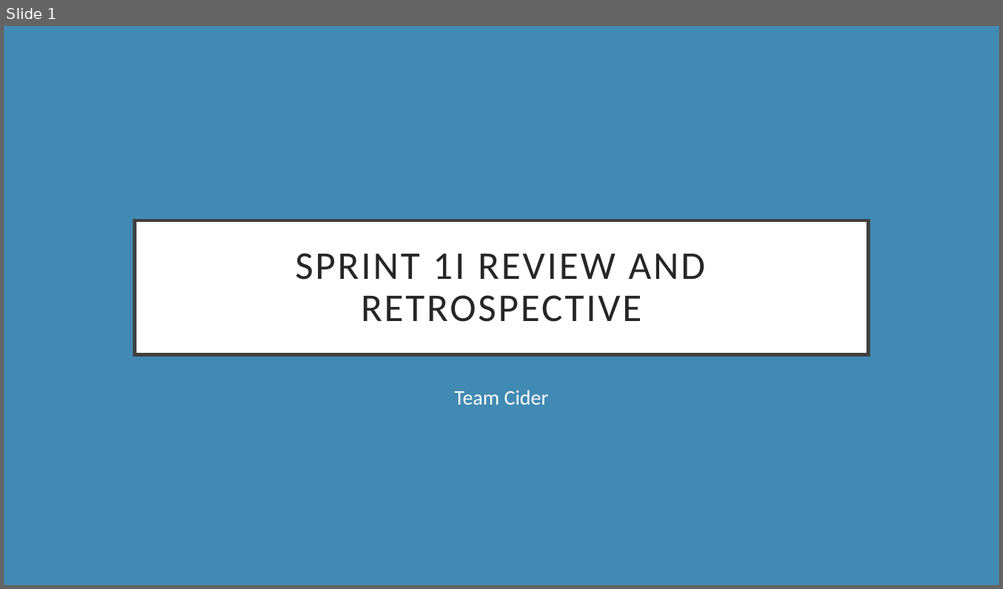
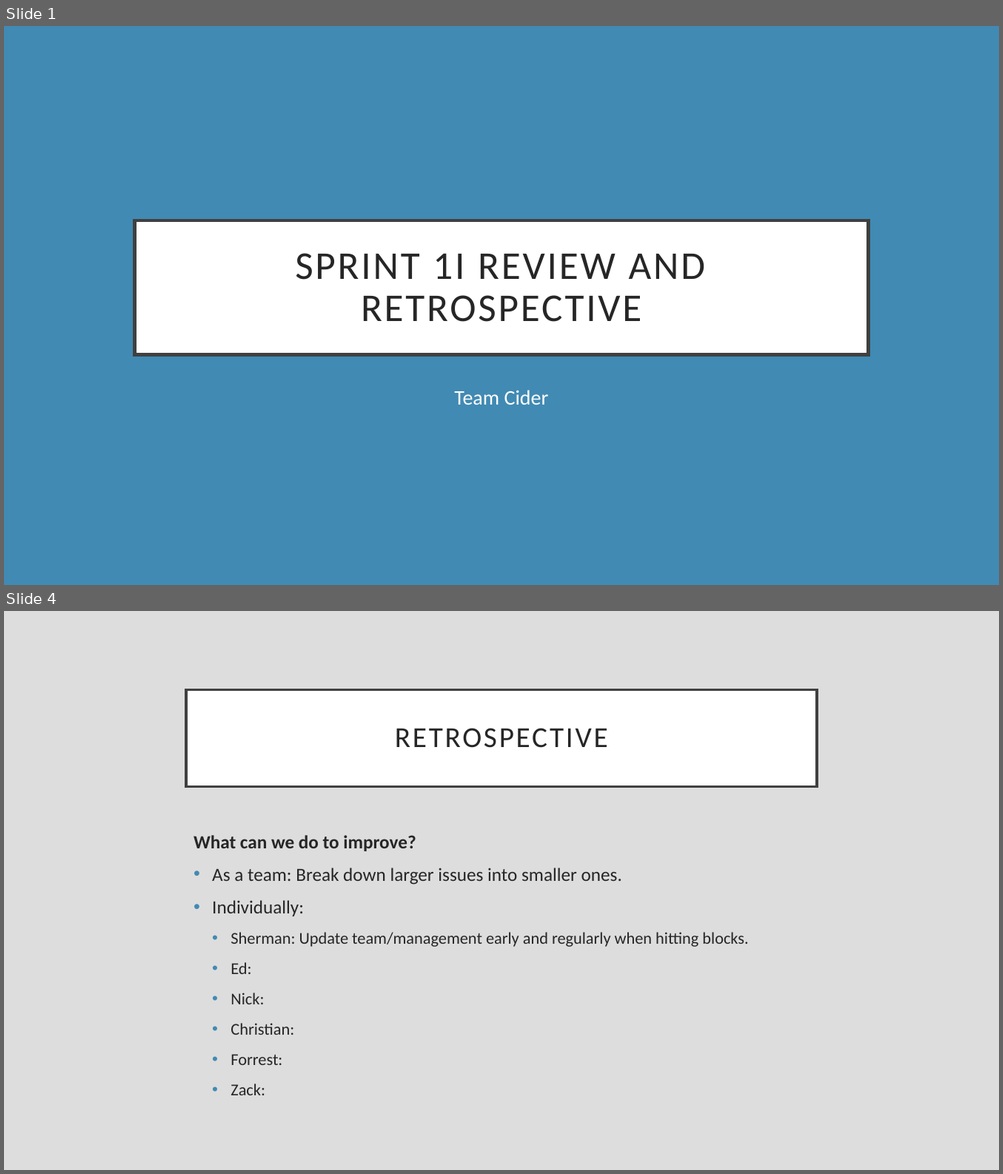
Before and after one commit to CiderCS3398/CS3398-Cider-S2017, a slide deck: Presentations/Sprint 2 Review.pptx. Shown one above the other, each under a label of ours: slide 1 before the commit, slides 1 and 4 after it; the slides between them are not shown. The pictures are 1003x589 and 1003x1174 pixels, drawn with LibreOffice and Linux fonts; fonts in the diff are those of the drawing. Boxes give left, top, right and bottom in pixels: in the first picture for what was removed or moved away, otherwise in the second. Text is boxed around its words. In the diff, an @@ line names an element or a change of style, - is before the commit and + after.

Commit message:
Update to Sprint 2 Review
Added some more info and put improvements on it’s own slide. Will
require other team members to update individual improvements.

```diff
--- a/Presentations/Sprint 2 Review.pptx
+++ b/Presentations/Sprint 2 Review.pptx
@@ slide 4 added at [4,611,999,1170], background #DDDDDD @@
@@ title added at [186,689,817,786], fill #FFFFFF, outline #404040 2.5 pt, 28 pt, text #262626 @@
+RETROSPECTIVE
@@ text added at [193,835,748,1096], 16 pt, text #262626 @@
+What can we do to improve?
+• As a team: Break down larger issues into smaller ones.
+• Individually:
+  • Sherman: Update team/management early and regularly when hitting blocks.
+  • Ed:
+  • Nick:
+  • Christian:
+  • Forrest:
+  • Zack:
```
Also in this commit, not shown: 2 slides changed.
